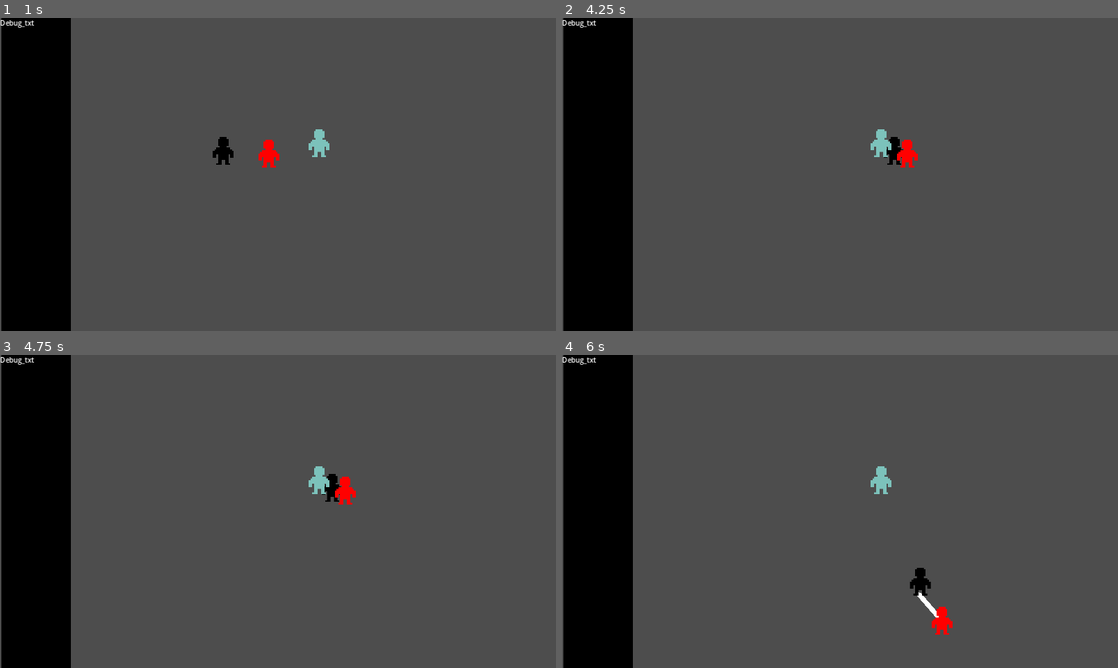
Above: before the commit, frames 1-4 (two rows, left to right).
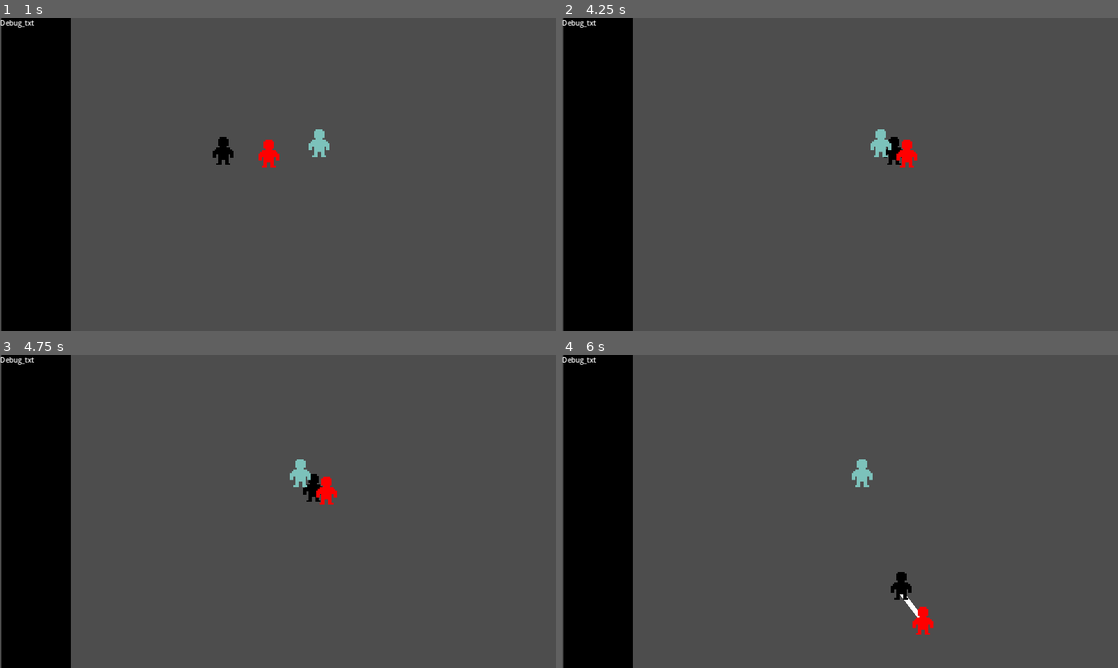
Above: after the commit, the same moments.

Repository: Marcelo02/DLTAction
Game: Godot game, scene res://Scenes/Game/game.tscn
Same seed, same stepped clock (60 frames per second), same inputs: the game is played once before the commit and once after it. The project has no main scene, so this scene is started directly.
Inputs (mouse positions are in pixels of both pictures, inside the frame that each line leads up to):
- Up to frame 1 (1 s): tap Enter at 0.5 s; move the mouse to (400, 158) at 0.52 s; hold D (game_right) from 0.53 s (still down); click (400, 158) at 0.6 s
- Up to frame 2 (4.25 s): move the mouse to (728, 190) at 1.27 s; release D (game_right) at 1.28 s; hold S (game_down) 1.28-2.03 s; right-click (728, 190) at 1.35 s; move the mouse to (895, 105) at 2.02 s; hold D (game_right) 2.03-2.78 s; click (895, 105) at 2.1 s; move the mouse to (812, 237) at 2.77 s; hold W (game_up) 2.78-3.53 s; right-click (812, 237) at 2.85 s; move the mouse to (1006, 221) at 3.52 s; hold A (game_left) from 3.53 s (still down); click (1006, 221) at 3.6 s
- Up to frame 3 (4.75 s): keep holding A (game_left); move the mouse to (111, 464) at 4.27 s; right-click (111, 464) at 4.35 s
- Up to frame 4 (6 s): move the mouse to (867, 511) at 5.02 s; release A (game_left) at 5.03 s; hold S (game_down) 5.03-5.78 s; click (867, 511) at 5.1 s; move the mouse to (756, 433) at 5.77 s; hold D (game_right) from 5.78 s (still down); right-click (756, 433) at 5.85 s

Frame 1 is identical in both runs. In frame 2, less than 0.1% of the frame differs, in the area x 55-64%, y 36-48%; in frame 3, 0.9%; in frame 4, 1.3%, in the area x 52-71%, y 33-90%.

Commit message:
Sistema de knockback consertado, era só flutuar

Diff:
--- a/Scenes/Dummy/dummy.tscn
+++ b/Scenes/Dummy/dummy.tscn
@@ -6,6 +6,7 @@
 [ext_resource type="Shape2D" uid="uid://bppipnwj600bb" path="res://Scenes/Player/playerHB.tres" id="3_wwb2a"]
 
 [node name="Dummy" type="CharacterBody2D" groups=["Enemies"]]
+motion_mode = 1
 script = ExtResource("1_slwb5")
 
 [node name="Sprite2D" type="Sprite2D" parent="."]
--- a/Scenes/Player/Classes/fighter/fighter.tscn
+++ b/Scenes/Player/Classes/fighter/fighter.tscn
@@ -8,6 +8,7 @@
 [ext_resource type="Script" path="res://Scripts/Hurtbox.gd" id="6_6ihup"]
 
 [node name="FighterChar" type="CharacterBody2D" groups=["Players"]]
+motion_mode = 1
 script = ExtResource("1_8ga6m")
 
 [node name="Sprite2D" type="Sprite2D" parent="."]
--- a/Scenes/Player/Classes/fighter/light attack.tscn
+++ b/Scenes/Player/Classes/fighter/light attack.tscn
@@ -53,9 +53,9 @@
 tracks/3/interp = 1
 tracks/3/loop_wrap = true
 tracks/3/keys = {
-"handle_modes": PackedInt32Array(0, 0, 0, 0, 0),
-"points": PackedFloat32Array(20, -0.25, 0, 0.25, 0, 32.9999, -0.25, 0, 0.25, 0, 79.9999, -0.25, 0, 0.25, 0, 54.9999, -0.25, 0, 0.25, 0, 14.9999, -0.25, 0, 0.25, 0),
-"times": PackedFloat32Array(0, 0.0333334, 0.0500001, 0.0833335, 0.1)
+"handle_modes": PackedInt32Array(0),
+"points": PackedFloat32Array(79.9999, -0.25, 0, 0.25, 0),
+"times": PackedFloat32Array(0.0501)
 }
 tracks/4/type = "bezier"
 tracks/4/imported = false
@@ -64,9 +64,9 @@
 tracks/4/interp = 1
 tracks/4/loop_wrap = true
 tracks/4/keys = {
-"handle_modes": PackedInt32Array(0, 0, 0, 0, 0),
-"points": PackedFloat32Array(22.4999, -0.25, 0, 0.25, 0, 32.25, -0.25, 0, 0.25, 0, 42.2502, -0.25, 0, 0.25, 0, 42.2502, -0.25, 0, 0.25, 0, 42.2502, -0.25, 0, 0.25, 0),
-"times": PackedFloat32Array(0, 0.0333334, 0.0500001, 0.0833335, 0.1)
+"handle_modes": PackedInt32Array(0),
+"points": PackedFloat32Array(42.2502, -0.25, 0, 0.25, 0),
+"times": PackedFloat32Array(0.0500001)
 }
 tracks/5/type = "bezier"
 tracks/5/imported = false
@@ -75,9 +75,9 @@
 tracks/5/interp = 1
 tracks/5/loop_wrap = true
 tracks/5/keys = {
-"handle_modes": PackedInt32Array(0, 0, 0, 0, 0),
-"points": PackedFloat32Array(30, -0.25, 0, 0.25, 0, 34.875, -0.25, 0, 0.25, 0, 39.875, -0.25, 0, 0.25, 0, 39.875, -0.25, 0, 0.25, 0, 39.8749, -0.25, 0, 0.25, 0),
-"times": PackedFloat32Array(0, 0.0333334, 0.0500001, 0.0833335, 0.1)
+"handle_modes": PackedInt32Array(0),
+"points": PackedFloat32Array(39.875, -0.25, 0, 0.25, 0),
+"times": PackedFloat32Array(0.0500001)
 }
 tracks/6/type = "bezier"
 tracks/6/imported = false
@@ -86,9 +86,9 @@
 tracks/6/interp = 1
 tracks/6/loop_wrap = true
 tracks/6/keys = {
-"handle_modes": PackedInt32Array(0, 0, 0, 0, 0),
-"points": PackedFloat32Array(-30, -0.25, 0, 0.25, 0, -23.5, -0.25, 0, 0.25, 0, -2.28882e-05, -0.25, 0, 0.25, 0, 12.5, -0.25, 0, 0.25, 0, 32.5, -0.25, 0, 0.25, 0),
-"times": PackedFloat32Array(0, 0.0333334, 0.0500001, 0.0833335, 0.1)
+"handle_modes": PackedInt32Array(0, 0, 0),
+"points": PackedFloat32Array(-2.28882e-05, -0.25, 0, 0.25, 0, 12.5, -0.25, 0, 0.25, 0, 32.5, -0.25, 0, 0.25, 0),
+"times": PackedFloat32Array(0.0500001, 0.0833335, 0.1)
 }
 tracks/7/type = "value"
 tracks/7/imported = false
--- a/Scenes/Player/player.tscn
+++ b/Scenes/Player/player.tscn
@@ -6,6 +6,7 @@
 [ext_resource type="Script" path="res://Scripts/Hurtbox.gd" id="4_l7fmj"]
 
 [node name="PlayerChar" type="CharacterBody2D" groups=["Players"]]
+motion_mode = 1
 script = ExtResource("1_1c1ty")
 
 [node name="Sprite2D" type="Sprite2D" parent="."]
--- a/Scripts/BaseChar.gd
+++ b/Scripts/BaseChar.gd
@@ -111,6 +111,9 @@
 func _ready() -> void:
 	set_MS(init_move_speed) #Setta a MS do player como a MS Inicial
 	set_baseMS(init_move_speed) #Setta a MS Base do player
+func _physics_process(delta):
+	move_and_slide()
+	pass
 
 func take_damage(_dano):
 	var dano = _dano
@@ -125,7 +128,10 @@
 func knockback(posicao_atacante: Vector2, _knockback: float):
 	var direcao_knockback = posicao_atacante.direction_to(self.global_position)
 	var knockback_force = _knockback
+	print ("knockback para: ", direcao_knockback)
+	#velocity = knockback_force * direcao_knockback
 	move_and_collide(knockback_force * direcao_knockback)
+	#move_and_slide()
 	#global_position += knockback_force * direcao_knockback
 	pass
 
--- a/Scripts/Hurtbox.gd
+++ b/Scripts/Hurtbox.gd
@@ -18,4 +18,4 @@
 	if owner.has_method("take_damage") and groups != groups_Hitbox:
 		owner.take_damage(hitbox.damage)
 	if owner.has_method("knockback") and groups != groups_Hitbox:
-		owner.knockback(hitbox.position, hitbox.knockback)
+		owner.knockback(hitbox.owner.position, hitbox.knockback)
--- a/Scripts/heavy attack.gd
+++ b/Scripts/heavy attack.gd
@@ -1,5 +1,7 @@
 extends Hitbox
 @onready var animation_player = $AnimationPlayer
-
+func _ready():
+	knockback = 45
+	pass
 func _process(delta):
 	damage = get_parent().get_damage() * 6
--- a/Scripts/light_attack.gd
+++ b/Scripts/light_attack.gd
@@ -2,7 +2,7 @@
 @onready var animation_player = $AnimationPlayer
 
 func _ready():
-	knockback = 5
+	knockback = 15
 	pass
 func _process(delta):
 	damage = get_parent().get_damage() * 2
